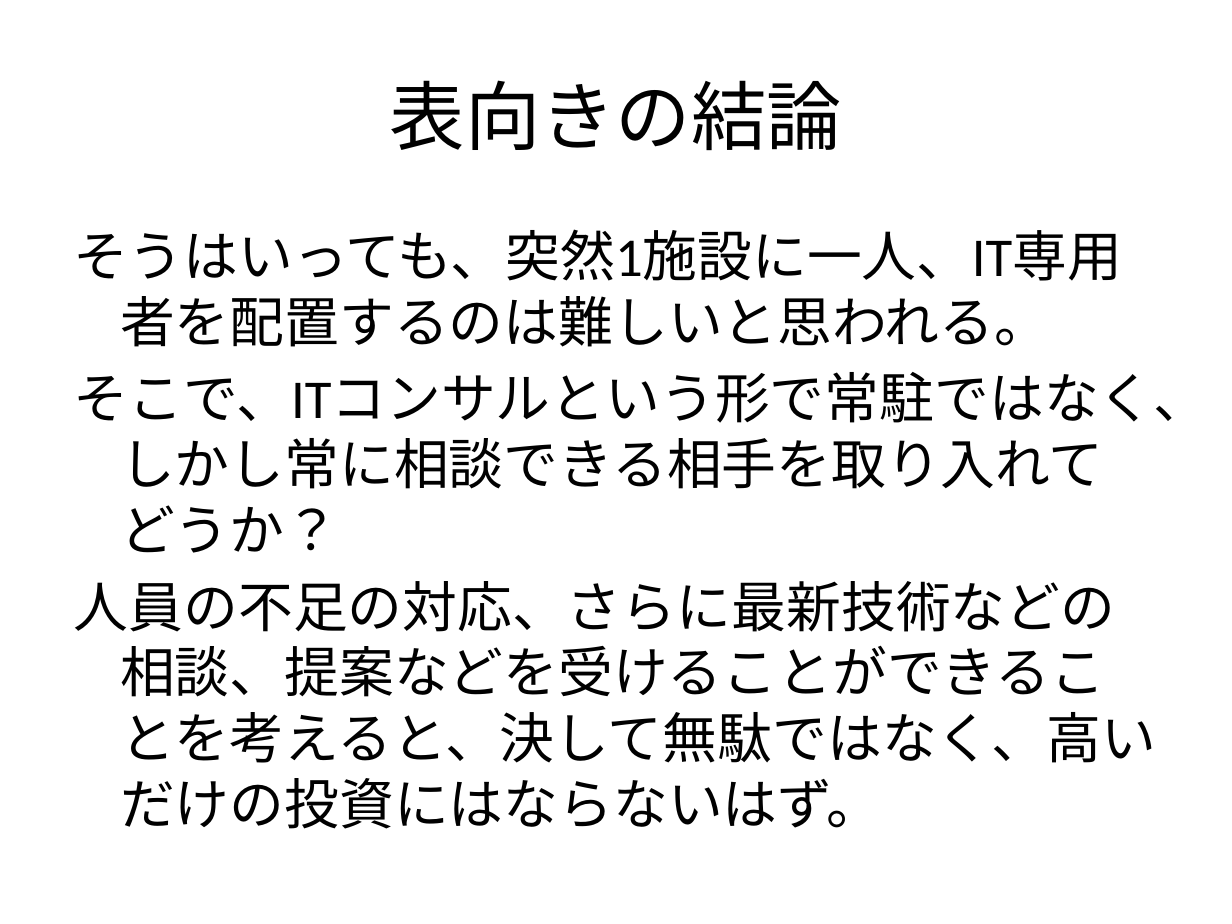
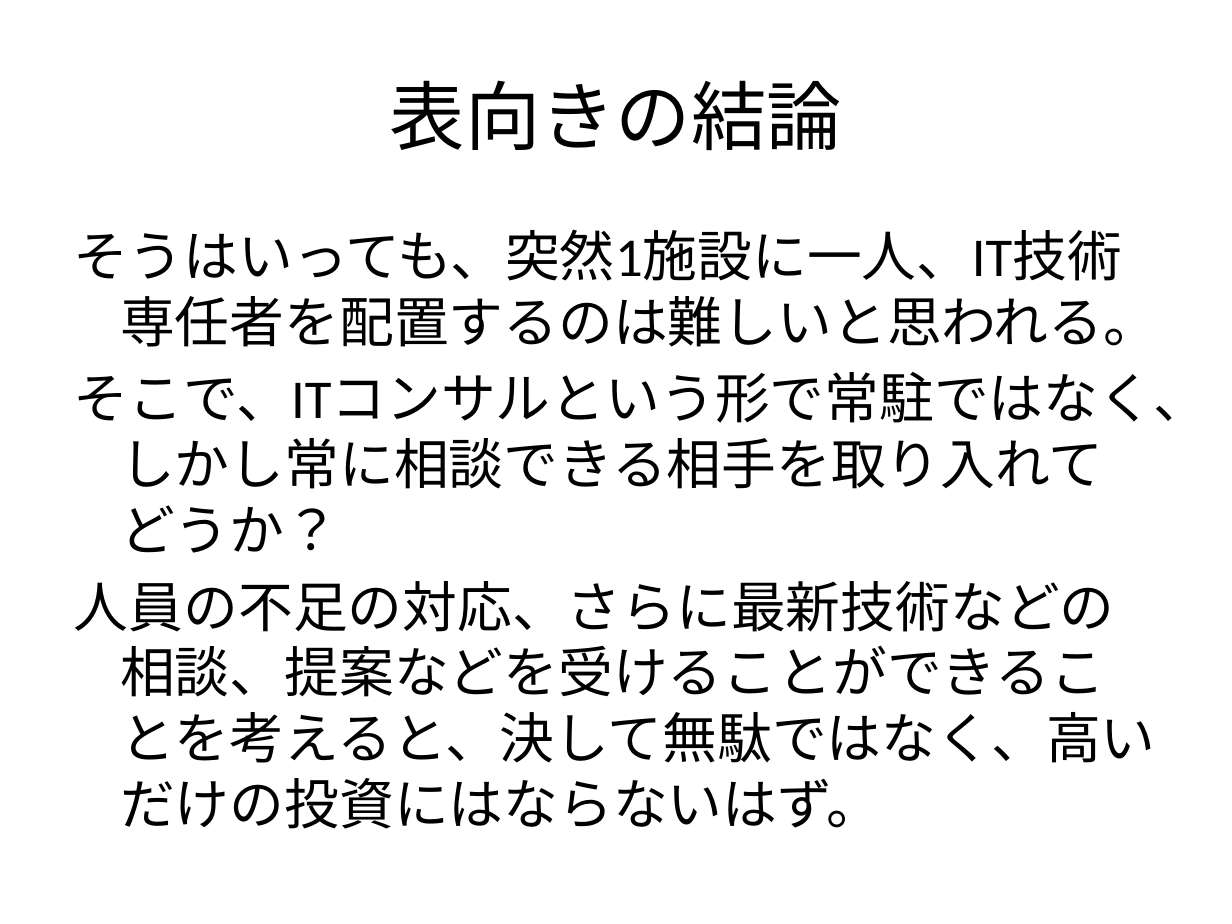
Before and after one commit to tasto/util, a slide deck: slide 12 of 資料/福祉ITコンサルの可能性について.pptx (slide 11 before the commit). Drawn at 1232x924 pixels with LibreOffice and Linux fonts; fonts in the diff are those of the drawing. Boxes give left, top, right and bottom in pixels: in the first picture for what was removed or moved away, otherwise in the second. Text is boxed around its words. In the diff, an @@ line names an element or a change of style, - is before the commit and + after.

```diff
--- a/資料/福祉ITコンサルの可能性について.pptx
+++ b/資料/福祉ITコンサルの可能性について.pptx
@@ text at [74, 229, 1158, 347]: text changed @@
-そうはいっても、突然1施設に一人、IT専用者を配置するのは難しいと思われる。
+そうはいっても、突然1施設に一人、IT技術専任者を配置するのは難しいと思われる。
```
Also in this commit, not shown: 1 other slide changed, 1 slide added.
